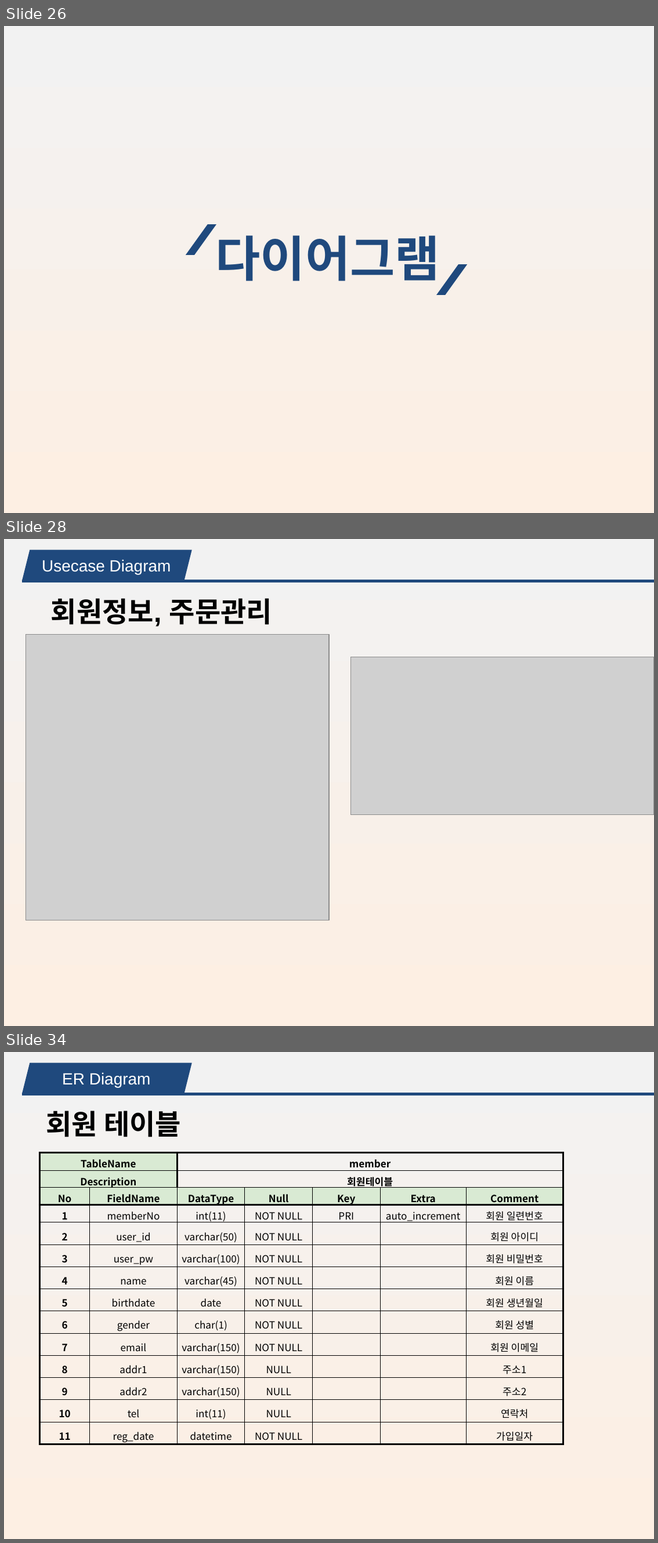
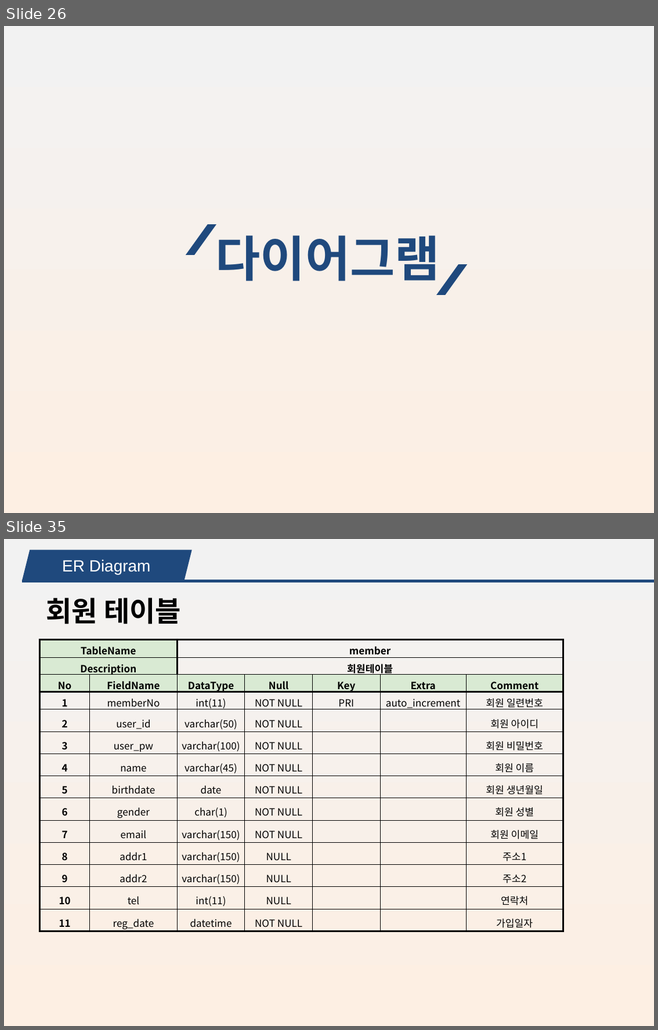
Before and after one commit to minhyeok2487/Project_KeyboardMarket, a slide deck: 키보드 쇼핑몰_MTS.pptx. Shown one above the other, each under a label of ours: slides 26, 28 and 34 before the commit, slides 26 and 35 after it; the slides between them are not shown. The pictures are 658x1543 and 658x1030 pixels, drawn with LibreOffice and Linux fonts; fonts in the diff are those of the drawing; grey boxes stand for pictures. Boxes give left, top, right and bottom in pixels: in the first picture for what was removed or moved away, otherwise in the second. Text is boxed around its words. In the diff, an @@ line names an element or a change of style, - is before the commit and + after.

```diff
--- a/키보드 쇼핑몰_MTS.pptx
+++ b/키보드 쇼핑몰_MTS.pptx
@@ slide 28 removed at [4,539,654,1026], background gradient #F2F2F2 to #FDEFE3 @@
@@ parallelogram removed at [22,550,192,581] @@
@@ text removed at [42,559,171,574] @@
-Usecase Diagram
@@ line removed from (654, 581) to (22, 581) @@
@@ text removed at [51,598,272,627] @@
-회원정보, 주문관리
@@ picture removed at [26,635,329,920] @@
@@ picture removed at [350,657,654,815] @@
@@ what was slide 34 is now slide 35 @@
```
Also in this commit, not shown: 11 slides changed, 4 slides added, 1 other slide removed, 12 other files.
